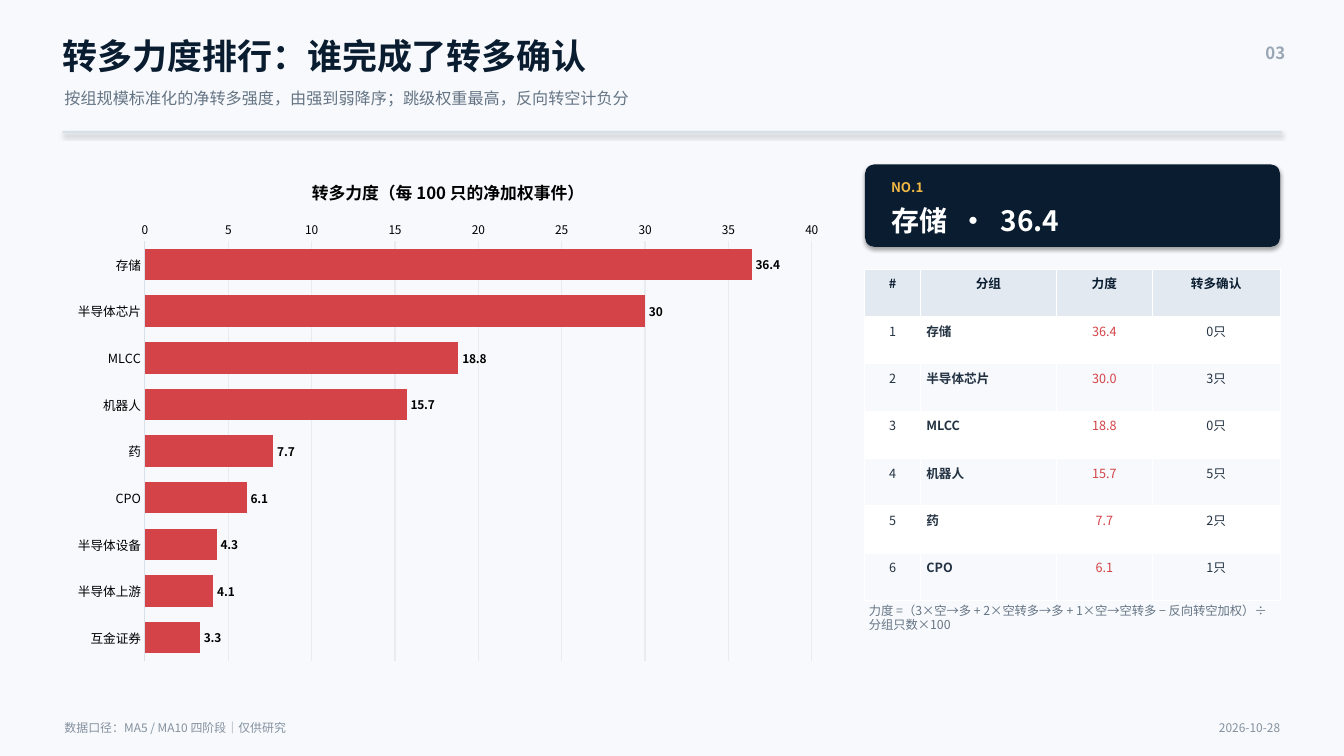
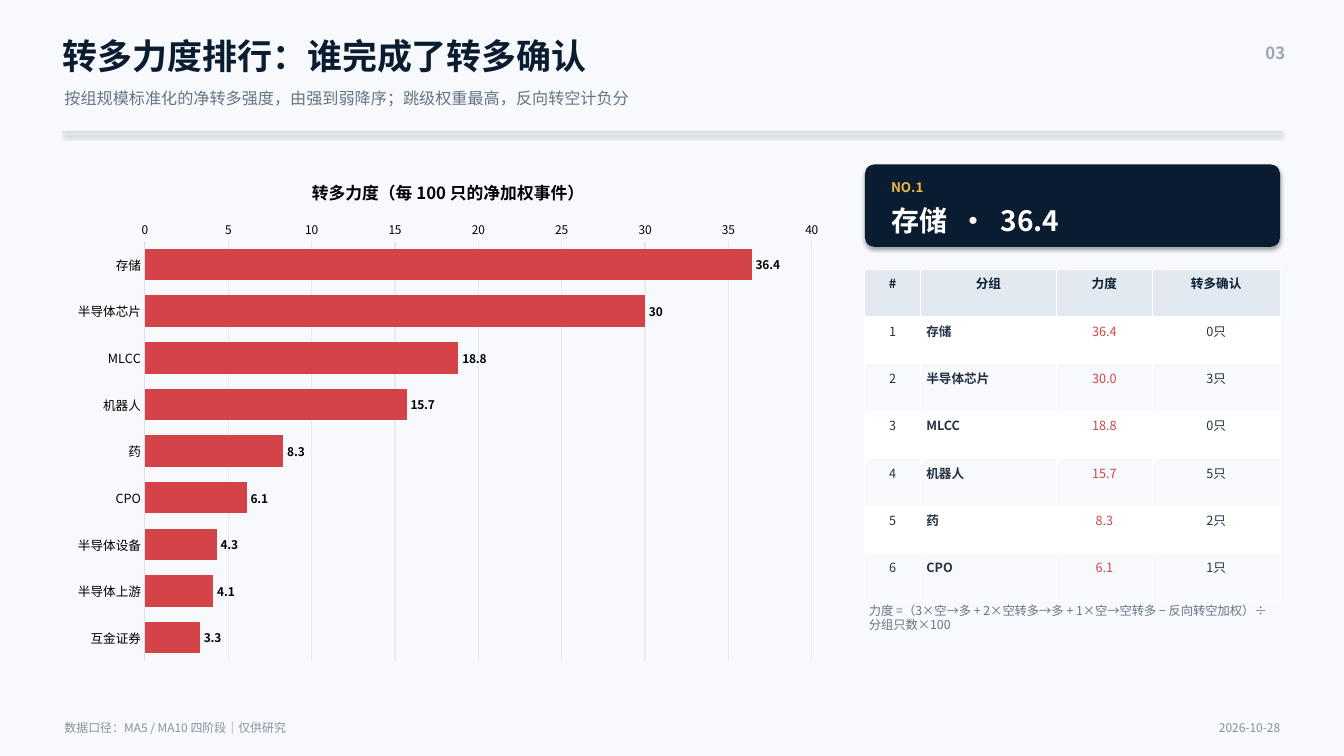
Before and after one commit to nancybhc/a-share-blast-lab, a slide deck: slide 3 of assets/多空阶段简报_2026-10-28.pptx. Drawn at 1344x756 pixels with LibreOffice and Linux fonts; fonts in the diff are those of the drawing. Boxes give left, top, right and bottom in pixels: in the first picture for what was removed or moved away, otherwise in the second. Text is boxed around its words. In the diff, an @@ line names an element or a change of style, - is before the commit and + after.

```diff
--- a/assets/多空阶段简报_2026-10-28.pptx
+++ b/assets/多空阶段简报_2026-10-28.pptx
@@ bar chart at bbox=[63, 159, 834, 671] @@
@@ Series 1, 药: 7.7 to 8.3 @@
@@ table at bbox=[865, 269, 1280, 601] @@
-row 6, column 3: 7.7
+row 6, column 3: 8.3
```
Also in this commit, not shown: 3 other slides changed, 7 other files.
